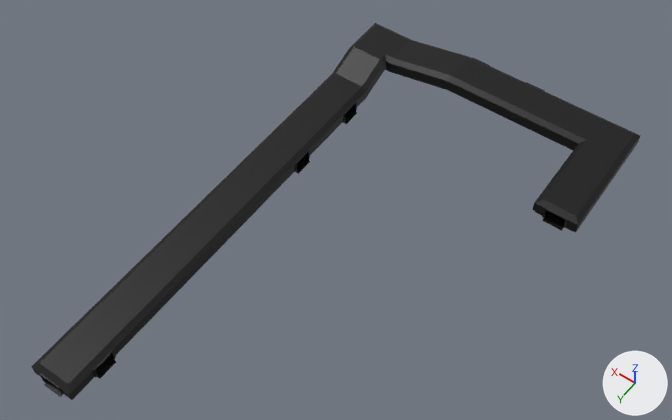
An edit to the glTF model src/map/rooms/_res/models/s8_hall.glb, drawn before and after from the same camera.
Rendered twice from a 50 mm lens placed at (-57.9, 71.8, 106.9), pointed at (-12.4, 8.0, 6.6). Every picture has the same lights, and +X, +Y and +Z are marked at lower right. The older version comes first. Vertices at exactly the same position are counted once.

In view in the first picture: 's8-hall'.
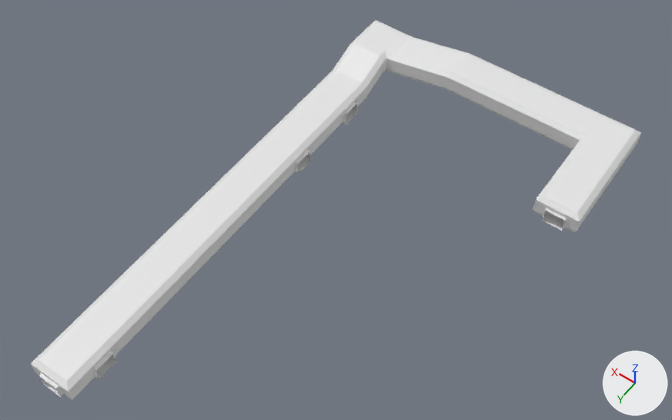
Diff of the bpy script that builds the scene:
```diff
--- a/src/map/rooms/_res/models/s8_hall.glb.py
+++ b/src/map/rooms/_res/models/s8_hall.glb.py
@@ mat_checker_3 @@
+mat_checker_3 = principled_material('checker_3')
+mat_checker_3.base_color = (0.8, 0.8, 0.8)  # white #e7e7e7
@@ mat_checker_2 @@
+mat_checker_2 = principled_material('checker_2')
+mat_checker_2.base_color = (0.8, 0.8, 0.8)  # white #e7e7e7
@@ mat_checker_4 @@
+mat_checker_4 = principled_material('checker_4')
+mat_checker_4.base_color = (0.8, 0.8, 0.8)  # white #e7e7e7
@@ mat_checker_1 @@
+mat_checker_1 = principled_material('checker_1')
+mat_checker_1.base_color = (0.8, 0.8, 0.8)  # white #e7e7e7
@@ me_s8_hall @@
 # used by ob_s8_hall; location = (0.0, 0.0, 0.0)
-me_s8_hall.from_pydata(...)  # 449 vertices, 742 faces; spans x -40.3..6.3, y -29.8..48.2, z 0.0..6.8
+me_s8_hall.from_pydata(...)  # 491 vertices, 854 faces; spans x -40.3..6.3, y -29.8..48.2, z 0.0..7.5
+# me_s8_hall part 1
+# 45 vertices are removed from x -39.0..5.0, y -29.5..48.0, z 2.2..6.8
+# 158 faces are deleted
+# 102 vertices in x -40.3..6.3, y -29.3..47.8, z 1.7..6.8 move by (0.0, 0.0, 0.7)
+# 16 vertices in x -38.6..4.6, y -29.5..48.0, z 2.2..6.2 move by (0.0, 0.0, 0.1)
+# 9 vertices are added at x -35.0..5.0, y -10.9..47.0, z 2.3..7.5
+# 28 new vertices lie (0.0, 0.0, 1.7) away from vertices in x -39.0..5.0, y -29.5..48.0, z 0.6..4.6
+# 16 new vertices lie (0.0, 0.0, 0.6) away from vertices in x -39.0..5.0, y -29.3..47.8, z 2.2..6.3
+# 14 new vertices lie (0.0, 0.0, 2.3) away from vertices in x -38.5..4.5, y -29.8..48.2, z 0.0..4.0
+# 8 new vertices lie (0.4, 0.0, 0.0) away from vertices in x -39.0..1.0, y -29.3..47.8, z 2.3..6.9
+# 6 new vertices lie (0.0, 0.4, 0.0) away from vertices in x -0.3, y -14.5..40.0, z 2.3..2.9
+# 6 new vertices lie (3.2, 0.0, 0.0) away from vertices in x -24.6..1.4, y -29.3..47.8, z 2.3..6.9
+# 90 new faces join them, mat_checker_2 (white #e7e7e7)
+# 180 new faces join them, mat_checker_1 (white #e7e7e7)
+# me_s8_hall part 2: 62 faces spanning x -40.3..6.3, y -29.3..47.8, z 2.9..7.5 switch from mat_corridor (black #000000) to mat_checker_2 (white #e7e7e7)
+# me_s8_hall part 3: 236 faces spanning x -40.3..6.3, y -29.5..48.0, z 0.0..6.9 switch from mat_corridor (black #000000) to mat_checker_1 (white #e7e7e7)
+# me_s8_hall part 4: 240 faces spanning x -40.3..6.3, y -29.5..48.0, z 0.0..4.6 switch from mat_corridor (black #000000) to mat_checker_4 (white #e7e7e7)
+# me_s8_hall part 5: 46 faces spanning x -40.0..6.0, y -29.8..48.2, z 0.0..4.0 switch from mat_corridor (black #000000) to mat_checker_3 (white #e7e7e7)
```

Boxes [x1, y1, x2, y2] around the edits, measured in the pictures (672 x 420 px):
's8-hall', reshaped: before [31, 23, 640, 400]; after [31, 20, 641, 400]
part 1 of me_s8_hall, built on: before [31, 43, 632, 394]; after [31, 40, 633, 397]
part 2 of me_s8_hall, recoloured: [39, 23, 639, 390] in both
part 3 of me_s8_hall, recoloured: [33, 62, 640, 400] in both
part 4 of me_s8_hall, recoloured: [43, 69, 574, 383] in both
part 5 of me_s8_hall, recoloured: [44, 105, 565, 397] in both
